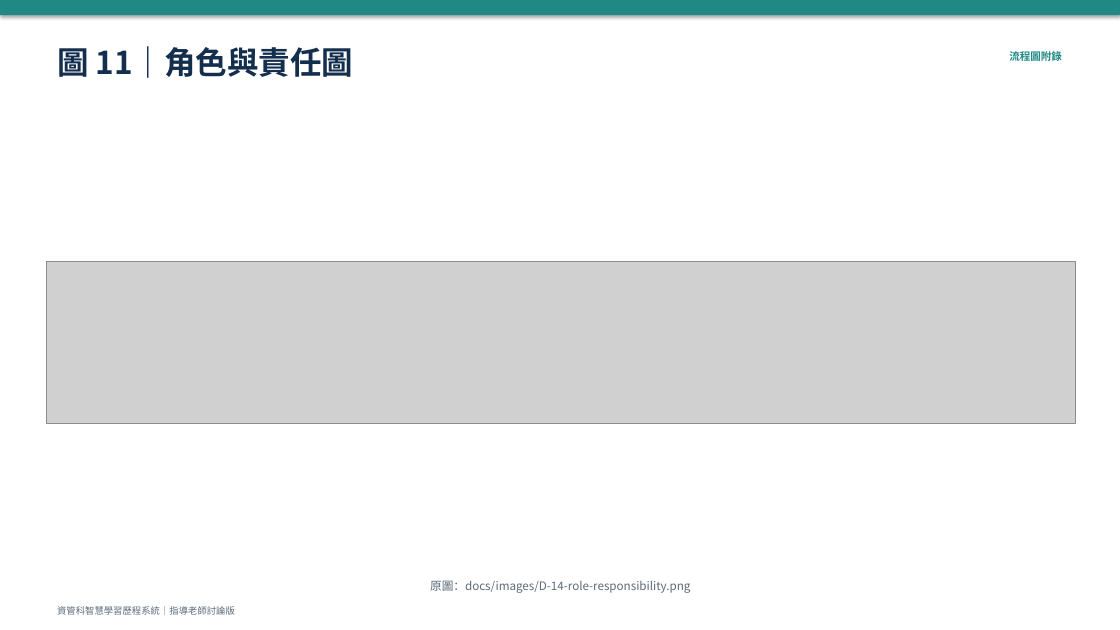
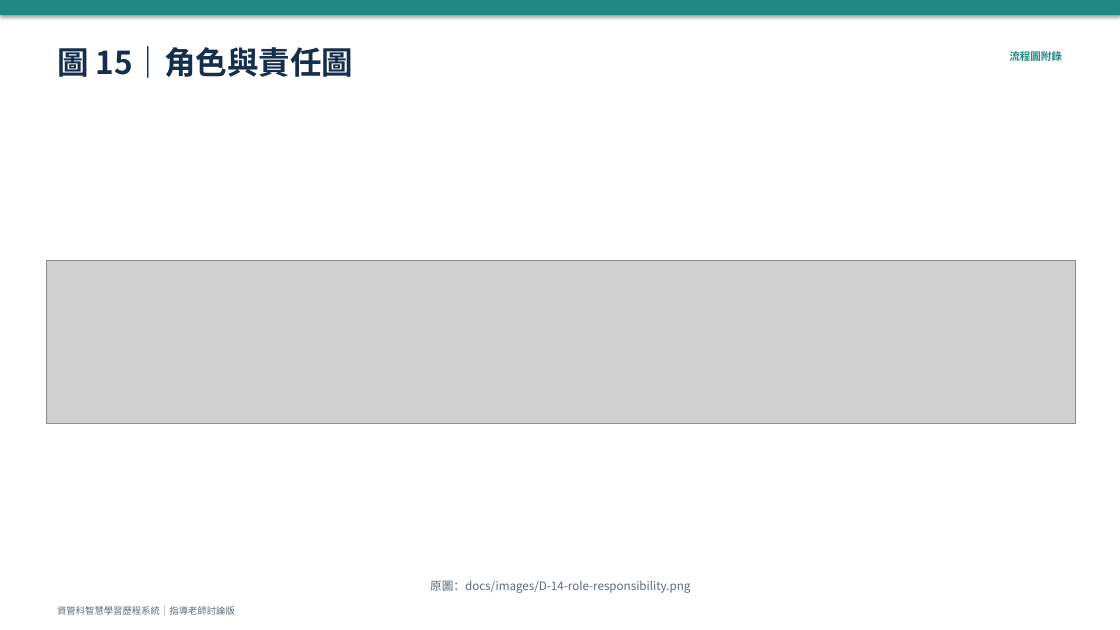
Before and after one commit to vujhdcusa/1028, a slide deck: slide 16 of docs/08_簡報/AI_流程圖彙整_2026-10-10.pptx (slide 12 before the commit). Drawn at 1120x630 pixels with LibreOffice and Linux fonts; fonts in the diff are those of the drawing; grey boxes stand for pictures. Boxes give left, top, right and bottom in pixels: in the first picture for what was removed or moved away, otherwise in the second. Text is boxed around its words. In the diff, an @@ line names an element or a change of style, - is before the commit and + after.

```diff
--- a/docs/08_簡報/AI_流程圖彙整_2026-10-10.pptx
+++ b/docs/08_簡報/AI_流程圖彙整_2026-10-10.pptx
@@ text at bbox=[57, 42, 354, 83]: text changed @@
-圖 11｜角色與責任圖
+圖 15｜角色與責任圖
```
Also in this commit, not shown: 17 other slides changed, 4 slides added, 56 other files.
